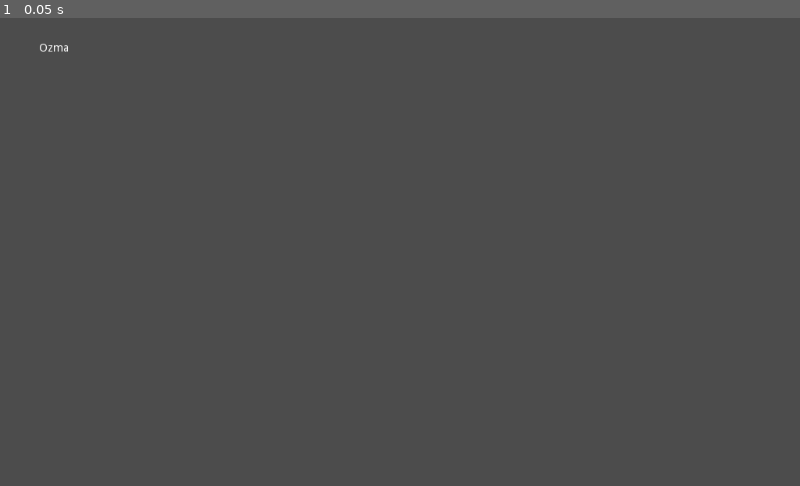
Above: before the commit, frame 1.
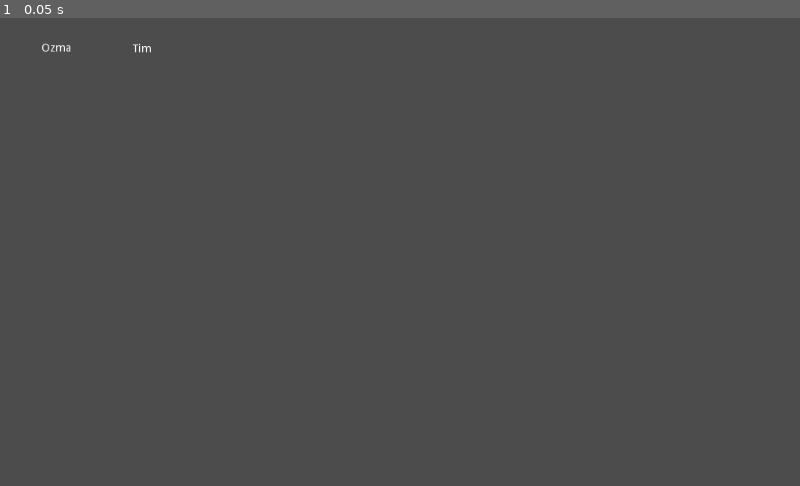
Above: after the commit, the same moment.

Repository: TeamRITZ/Timer-Example
Game: Godot game, scene res://OzmaScene.tscn
Same seed, same stepped clock (60 frames per second), same inputs: the game is played once before the commit and once after it. This scene is started directly instead of the project's main scene.
Inputs:
- Up to frame 1 (0.05 s): no input

The runs differ from the first frame. In frame 1, less than 0.1% of the frame differs, in the area x 5-19%, y 5-8%.

Commit message:
added tim to ozma scene

Diff:
--- a/OzmaScene.tscn
+++ b/OzmaScene.tscn
@@ -3,11 +3,21 @@
 [node name="OzmaScene" type="Node2D"]
 
 [node name="Label" type="Label" parent="."]
-margin_left = 50.2221
+margin_left = 53.2871
 margin_top = 32.4108
-margin_right = 90.2221
+margin_right = 93.2871
 margin_bottom = 46.4108
 text = "Ozma"
 __meta__ = {
 "_edit_use_anchors_": false
 }
+
+[node name="Label2" type="Label" parent="."]
+margin_left = 169.599
+margin_top = 33.0344
+margin_right = 209.599
+margin_bottom = 47.0344
+text = "Tim"
+__meta__ = {
+"_edit_use_anchors_": false
+}
